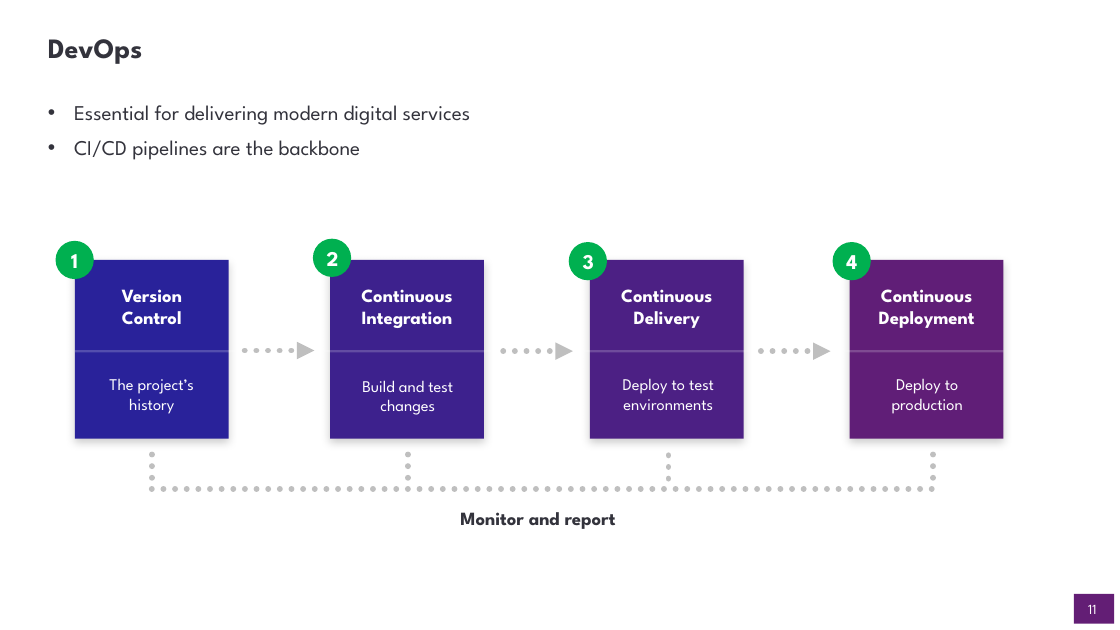
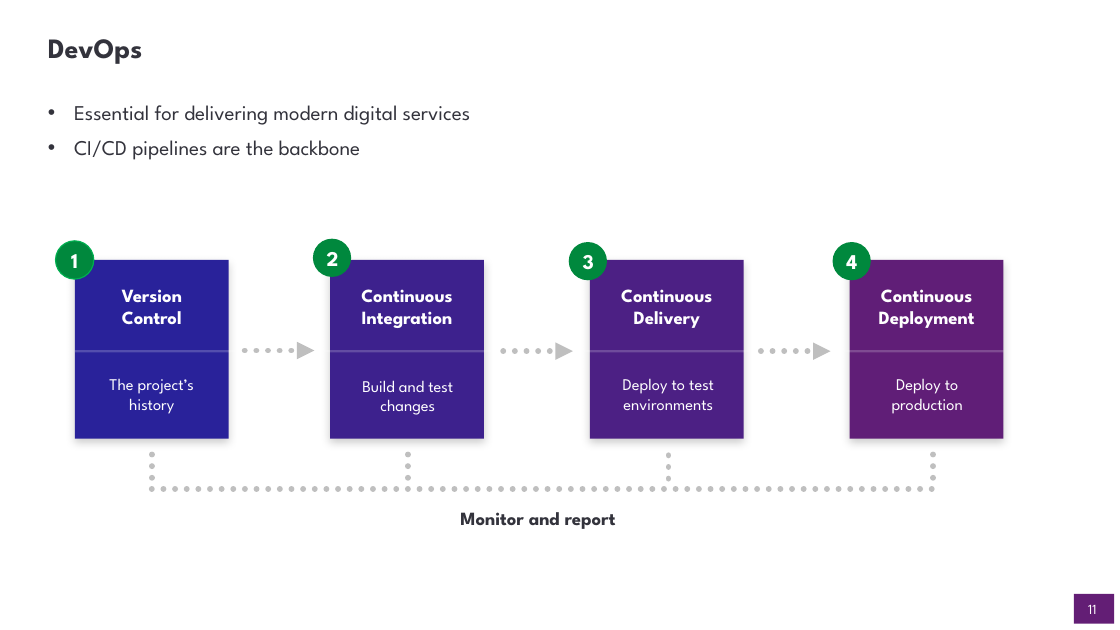
Before and after one commit to dto-btn/reading-material, a slide deck: slide 11 of presentations/digital-hour-cloud-automation.pptx. Drawn at 1120x630 pixels with LibreOffice and Linux fonts; fonts in the diff are those of the drawing; background and template pictures are left out. Boxes give left, top, right and bottom in pixels: in the first picture for what was removed or moved away, otherwise in the second. Text is boxed around its words. In the diff, an @@ line names an element or a change of style, - is before the commit and + after.

```diff
--- a/presentations/digital-hour-cloud-automation.pptx
+++ b/presentations/digital-hour-cloud-automation.pptx
@@ ellipse "1" at <box>55,241,94,280</box>: fill #00B050 to #00883D; outline none to #00B050 1 pt @@
@@ fill #00B050 to #00883D in 3 elements at <box>313,239,351,277</box>, <box>569,242,607,281</box>, <box>833,242,871,281</box> @@
```
Also in this commit, not shown: 5 other slides changed.
